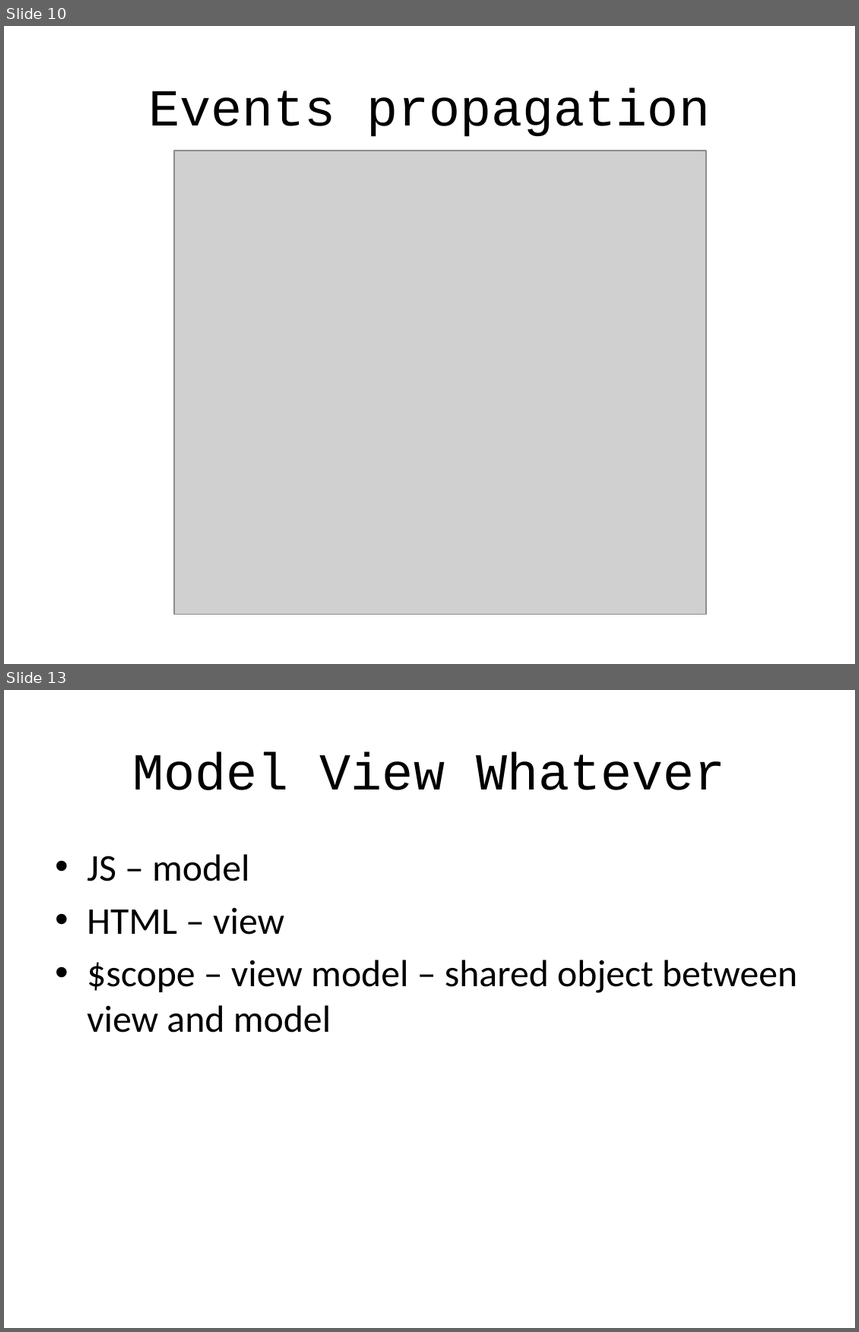
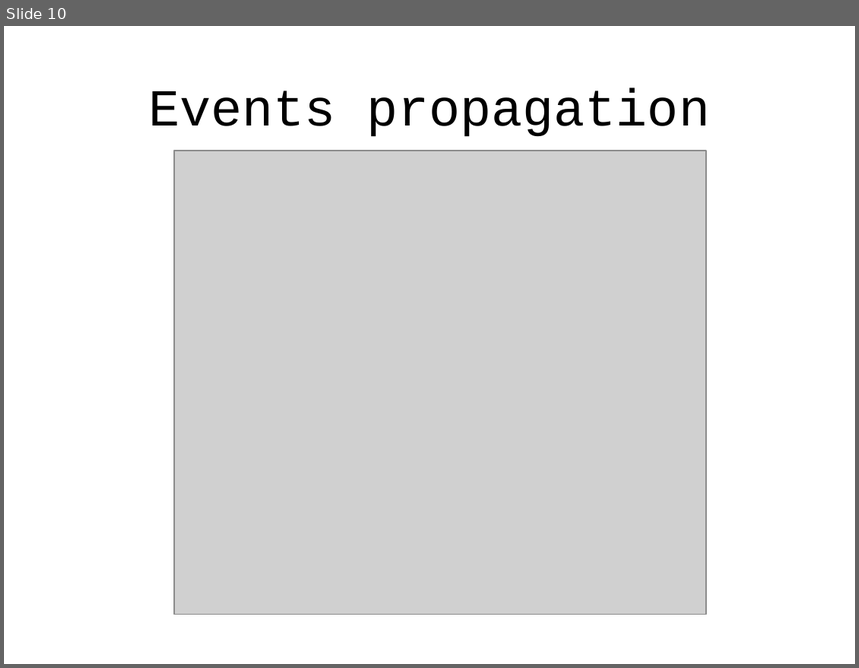
Before and after one commit to alexeymatveevp/angularjs-course, a slide deck: docs/02_ng_basics_followup.pptx. Shown one above the other, each under a label of ours: slides 10 and 13 before the commit, slide 10 after it; the slides between them are not shown. The pictures are 859x1332 and 859x668 pixels, drawn with LibreOffice and Linux fonts; fonts in the diff are those of the drawing; grey boxes stand for pictures. Boxes give left, top, right and bottom in pixels: in the first picture for what was removed or moved away, otherwise in the second. Text is boxed around its words. In the diff, an @@ line names an element or a change of style, - is before the commit and + after.

```diff
--- a/docs/02_ng_basics_followup.pptx
+++ b/docs/02_ng_basics_followup.pptx
@@ slide 13 removed at (x1=4, y1=690, x2=855, y2=1328), background #FFFFFF @@
@@ title removed at (x1=132, y1=752, x2=725, y2=790) @@
-Model View Whatever
@@ text removed at (x1=87, y1=854, x2=797, y2=1033) @@
-• JS – model
-• HTML – view
-• $scope – view model – shared object between view and model
```
Also in this commit, not shown: 3 slides changed, 5 slides added, 10 other slides removed, 9 other files.
